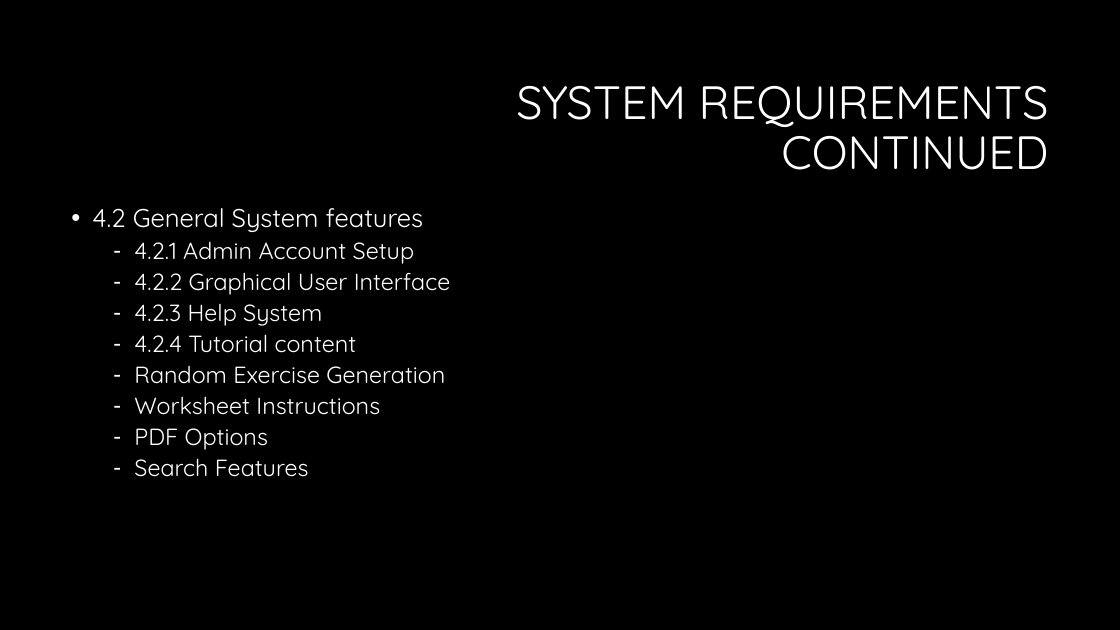
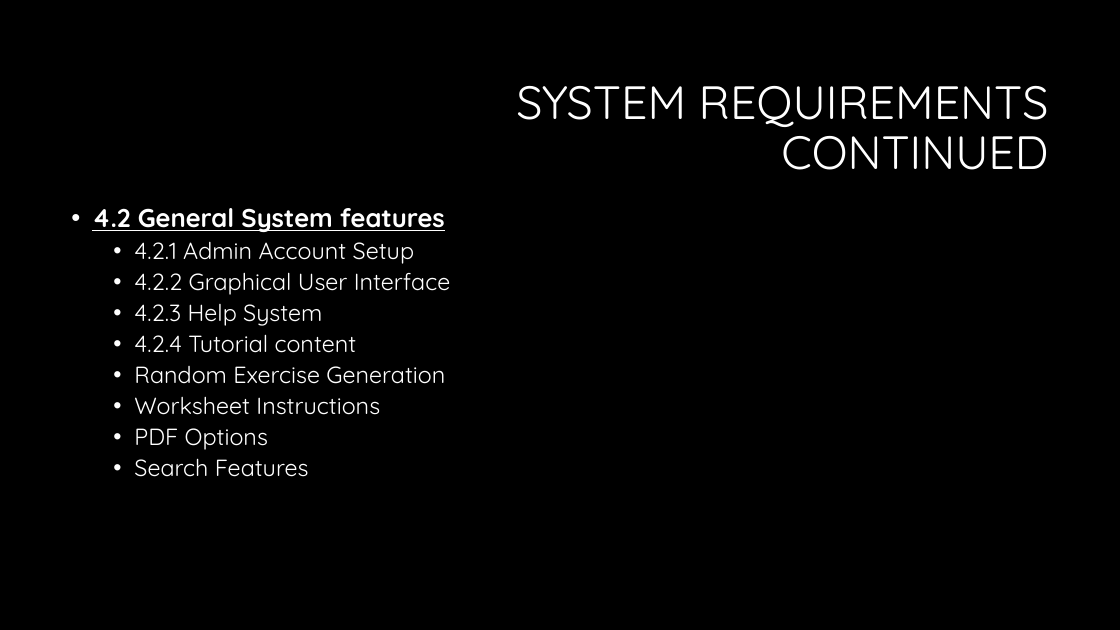
Before and after one commit to sarahakk/fraction-worksheet-creator, a slide deck: slide 11 of Presentation Elementary Engineers .pptx (slide 8 before the commit). Drawn at 1120x630 pixels with LibreOffice and Linux fonts; fonts in the diff are those of the drawing; background and template pictures are left out. Boxes give left, top, right and bottom in pixels: in the first picture for what was removed or moved away, otherwise in the second. Text is boxed around its words. In the diff, an @@ line names an element or a change of style, - is before the commit and + after.

```diff
--- a/Presentation Elementary Engineers .pptx
+++ b/Presentation Elementary Engineers .pptx
@@ text "4.2 General System features" at <box>92,208,450,477</box>: bold on, underline on in "4.2 General System features"; bullet - to • @@
```
Also in this commit, not shown: 9 other slides changed, 4 slides added.
